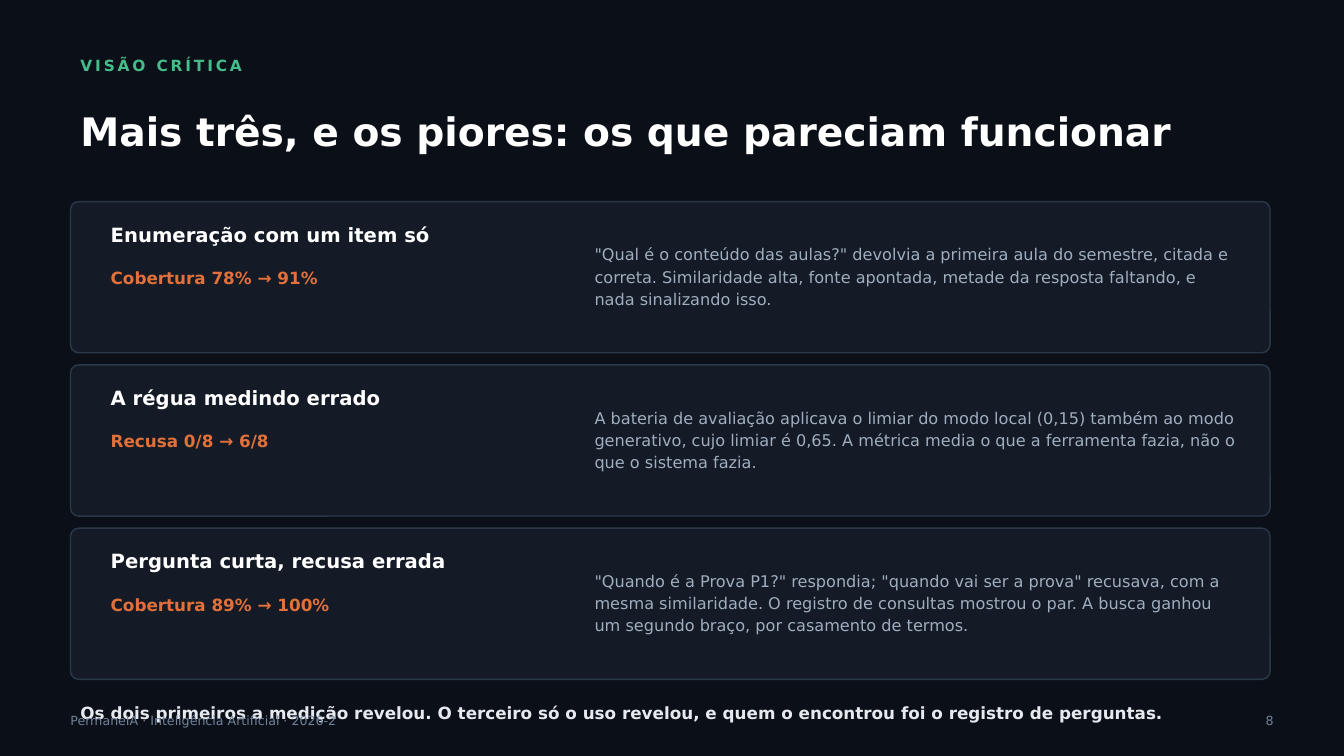
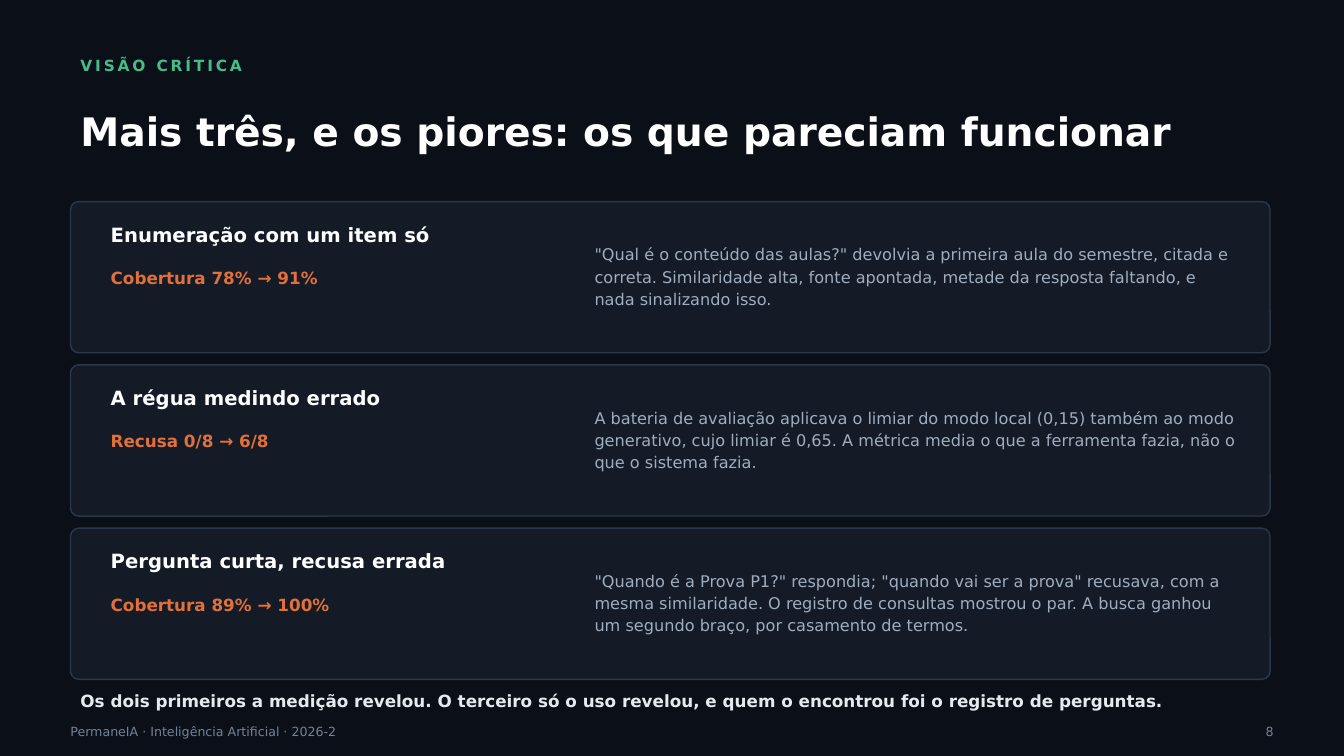
Before and after one commit to fabriciojunio/permaneia, a slide deck: slide 8 of PermaneIA-Apresentacao.pptx. Drawn at 1344x756 pixels with LibreOffice and Linux fonts; fonts in the diff are those of the drawing. Boxes give left, top, right and bottom in pixels: in the first picture for what was removed or moved away, otherwise in the second. Text is boxed around its words. In the diff, an @@ line names an element or a change of style, - is before the commit and + after.

```diff
--- a/PermaneIA-Apresentacao.pptx
+++ b/PermaneIA-Apresentacao.pptx
@@ text "Os dois primeiros a medição ...": place and size @@
-text "Os dois primeiros a medição ..." at (80,706,1162,724)
+text "Os dois primeiros a medição ..." at (80,694,1162,711)
@@ text "PermaneIA · Inteligência Artificial · ...": place and size @@
-text "PermaneIA · Inteligência Artificial · ..." at (70,715,337,725)
+text "PermaneIA · Inteligência Artificial · ..." at (70,726,337,739)
@@ text "8": place and size @@
-text "8" at (1266,715,1274,725)
+text "8" at (1266,726,1274,736)
```
Also in this commit, not shown: 12 other slides changed, 1 other file.
